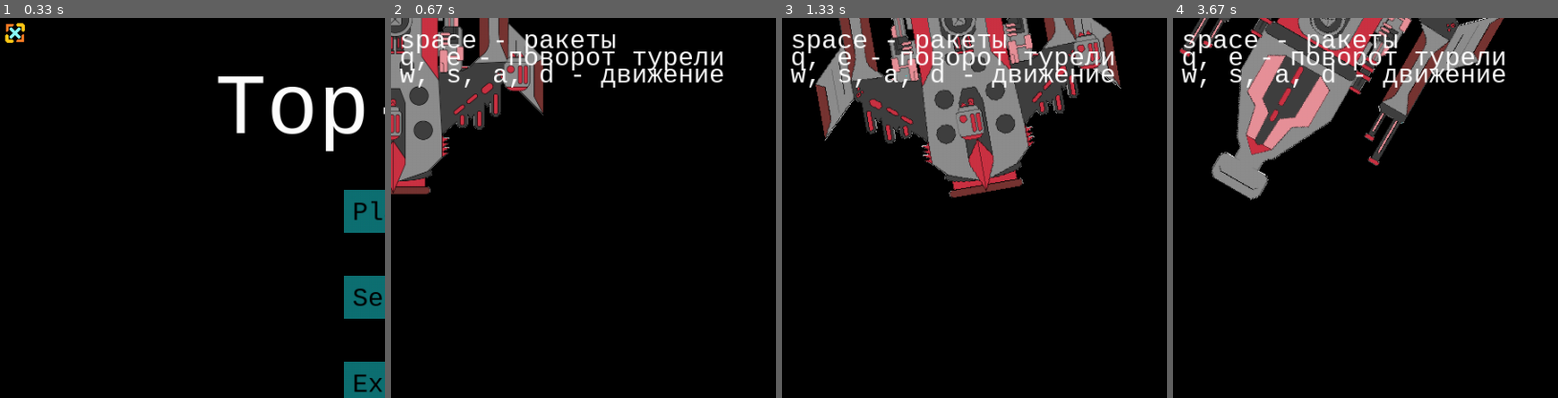
Above: before the commit, frames 1-4 (left to right).
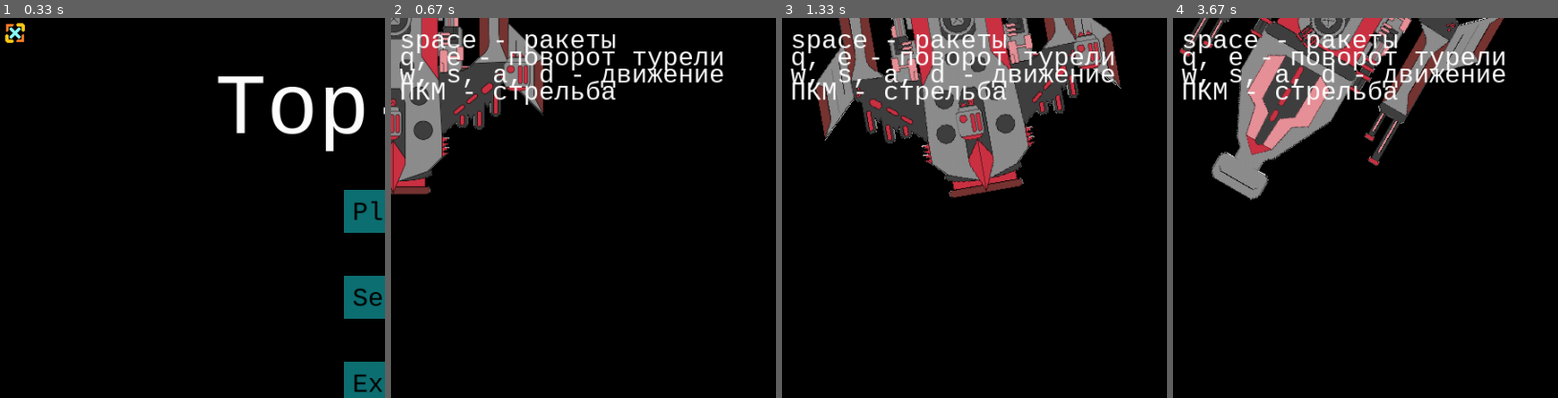
Above: after the commit, the same moments.

Repository: XORandom/pygame_templates
Game: pygame game, started from src/top_down.py
Same seed, same stepped clock (60 frames per second), same inputs: the game is played once before the commit and once after it.
Inputs (mouse positions are % of the whole screen's width and height, from its top left):
- Up to frame 1 (0.33 s): no input
- Up to frame 2 (0.67 s): click "Play" at 0.38 s
- Up to frame 3 (1.33 s): click (56, 64) at 0.72 s; hold D from 1 s (still down); tap X at 1.07 s; click (29, 58) at 1.08 s; tap C at 1.15 s
- Up to frame 4 (3.67 s): tap X at 1.37, 1.9, 2.23, 2.53, 2.73, 3.03, 3.3, 3.63 s; release D at 1.47 s; right-click (72, 17) at 1.55 s; hold W 1.83-2.13 s; click (97, 96) at 1.92 s; tap E at 1.98, 3.38 s; hold D 2.17-2.63 s; click (27, 15) at 2.25 s; tap C at 2.32 s; hold A 2.67-3.2 s; click (29, 34) at 2.75 s; hold S 3.23-3.53 s; click (57, 68) at 3.32 s; hold A from 3.57 s (still down); click (52, 37) at 3.65 s
The pictures show only the part of the screen within x 0-50%, y 0-50%; the shares and areas given below are measured in that part.

Frame 1 is identical in both runs. In frame 2, 1.1% of the frame differs, in the area x 0-59%, y 0-23%; in frame 3, 1.2%; in frame 4, 1.2%, in the area x 2-59%, y 0-23%.

Commit message:
теперь турель стреляет

Diff:
--- a/pyproject.toml
+++ b/pyproject.toml
@@ -1,6 +1,6 @@
 [project]
 name = "pygame-templates"
-version = "0.1.2"
+version = "0.1.3"
 description = "Examples of game blanks using the pygame, for beginners"
 readme = "README.md"
 requires-python = ">=3.12"
--- a/src/top_down.py
+++ b/src/top_down.py
@@ -11,6 +11,7 @@
 """Заготовка под игру с видом сверху-вниз"""
 import pygame
 import numpy as np
+import math
 from os import walk
 
 pygame.init()
@@ -272,6 +273,17 @@
 def create_ship() -> None:
     """Функция для создания корабля
 
+    """
+    pass
+
+
+
+def render_ship(full_rocket: bool = True,
+                player_pos: list | tuple = (WIDTH // 2, HEIGHT // 2),
+                player_angle: float = 0.0,
+                turret_angle: float = 0) -> None:
+    """Функция для отображения корабля
+
 
     :param iteration: Номер кадра, для анимации
     :param player_pos: (x, y) - координаты центра персонажа
@@ -279,25 +291,6 @@
     :param turret_angle: Угол поворота турели
     :return: ничего, но на экране должен отрисоваться корабль
     """
-    pass
-
-
-
-def render_ship(full_rocket: bool = True,
-                player_pos: list | tuple = (WIDTH // 2, HEIGHT // 2),
-                player_angle: float = 0.0,
-                turret_angle: float = 0) -> None:
-    """Функция для отображения корабля
-
-
-    :param iteration: Номер кадра, для анимации
-    :param player_pos: (x, y) - координаты центра персонажа
-    :param player_angle: Угол поворота персонажа
-    :param turret_angle: Угол поворота турели
-    :return: ничего, но на экране должен отрисоваться корабль
-    """
-
-
 
 
     # Размещаем корабль на поверхности
@@ -408,6 +401,43 @@
         pygame.display.flip()
 
 
+def create_projectile(pr_x: int, pr_y: int, pr_dir_x: float, pr_dir_y: float, pr_speed:int=10) -> dict:
+    """
+    Если знаете, что такое Класс, переделайте в него, это будет гораздо проще
+
+    создает словарь, содержащий основные данные нашего снаряда, его коодинаты, скорость
+    :param pr_x: текущая координата x
+    :param pr_y: текущая координата y
+    :param pr_dir_x: напрвление движения по x
+    :param pr_dir_y: напрвление движения по y
+    :param pr_speed: скорость
+    :return:
+    """
+    projectile_data = {
+        "x":pr_x,
+        "y":pr_y,
+        "dir_x":pr_dir_x,
+        "dir_y":pr_dir_y,
+        "speed":pr_speed,
+    }
+    return projectile_data
+
+
+def update_projectile(projectiles: list[dict]):
+    """
+    Обновляем все существуюшие в игре снаряды
+
+
+    """
+    for projectile in projectiles:
+        projectile["x"] += projectile["dir_x"] * projectile["speed"]
+        projectile["y"] += projectile["dir_y"] * projectile["speed"]
+        pygame.draw.circle(screen, (255, 0, 0), (int(projectile["x"]), int(projectile["y"])), 5)
+
+    # Удаляем снаряды, вышедшие за пределы экрана
+    projectiles = [p for p in projectiles if 0 < p["x"] < WIDTH and 0 < p["y"] < HEIGHT]
+
+
 def game():
     """Основной игровой цикл"""
 
@@ -423,8 +453,12 @@
     rotate_speed = 10
     x = 2
     y = 2
-    angle_turret = 0
+    angle_turret = 180
     angle_ship = 0
+    projectiles = []
+    "Список для хранения снарядов"
+
+
     while current_scene == "game":
         clock.tick(FPS)
         for event in pygame.event.get():
@@ -433,6 +467,14 @@
             if event.type == pygame.KEYDOWN:
                 if event.key == pygame.K_SPACE:
                     full_rocket = not full_rocket
+            if event.type == pygame.MOUSEBUTTONDOWN:
+                if event.button == 3:  # Правая кнопка мыши
+                    # Создаём снаряд
+                    direction_x = math.cos(math.radians(angle_turret-90)) # -90, так как турель по умолчанию повернута вниз, а не вправо
+                    direction_y = -math.sin(math.radians(angle_turret-90))  # -math, т.к. Y растёт вниз
+                    projectile: dict = create_projectile(x, y, direction_x, direction_y, 10)
+                    projectiles.append(projectile)
+
         if current_scene == "exit":  # Прерываем цикл
             break
 
@@ -467,6 +509,10 @@
         screen.blit(font_text.render("space - ракеты", True, "white"), (10, 10))
         screen.blit(font_text.render("q, e - поворот турели", True, "white"), (10, 30))
         screen.blit(font_text.render("w, s, a, d - движение", True, "white"), (10, 50))
+        screen.blit(font_text.render("ПКМ - стрельба", True, "white"), (10, 70))
+
+
+        update_projectile(projectiles)
 
         if flag_custom_cursor:
             screen.blit(cursor_image, pygame.mouse.get_pos())
